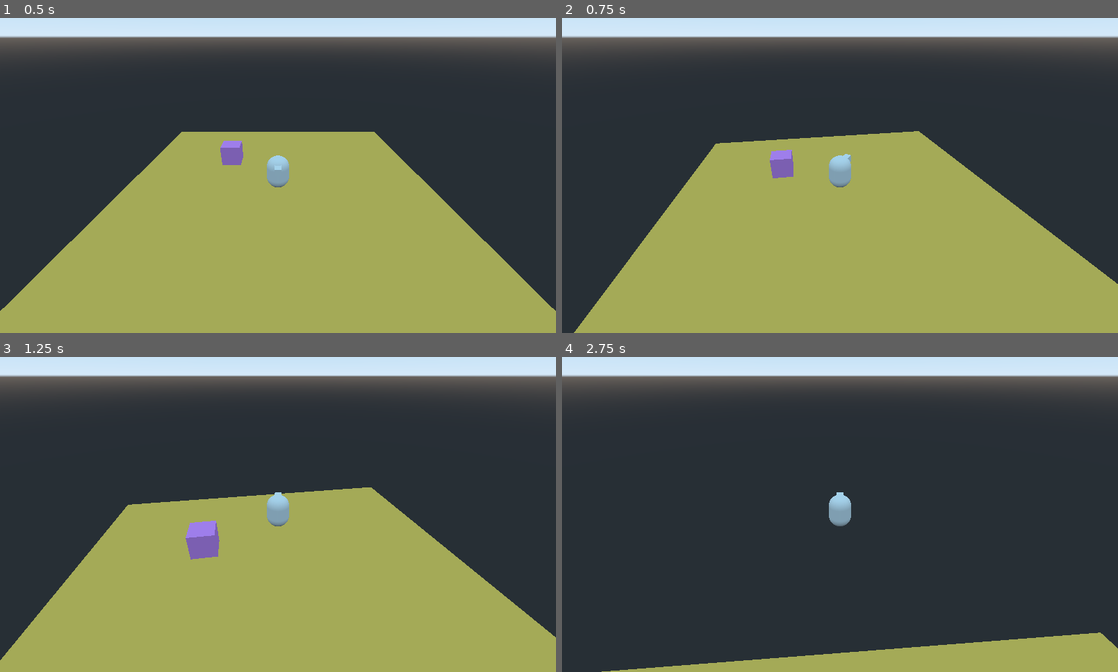
Above: before the commit, frames 1-4 (two rows, left to right).
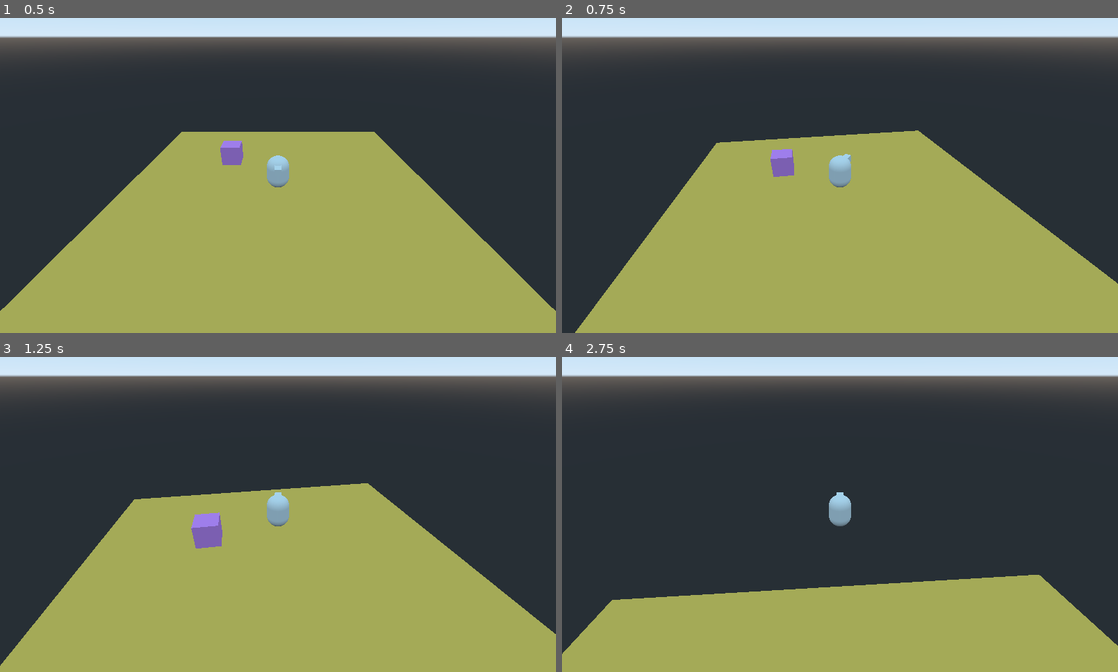
Above: after the commit, the same moments.

Repository: dsvoid/3d1
Game: Godot game, scene res://scenes and scripts/Level.tscn
The game is run twice, just before and just after one commit, with the same random seed, the same clock (stepped at 60 frames per second) and the same inputs.
Inputs (mouse positions are in pixels of both pictures, inside the frame that each line leads up to):
- Up to frame 1 (0.5 s): no input
- Up to frame 2 (0.75 s): tap Enter at 0.5 s; move the mouse to (867, 169) at 0.52 s; hold W (move_up) from 0.53 s (still down); hold F (use_key) from 0.53 s (still down)
- Up to frame 3 (1.25 s): keep holding W (move_up); keep holding F (use_key)
- Up to frame 4 (2.75 s): keep holding W (move_up); move the mouse to (812, 511) at 1.27 s; release F (use_key) at 1.28 s; tap F (use_key) at 1.35 s; move the mouse to (851, 505) at 2.02 s; hold F (use_key) from 2.03 s (still down)

Frame 1 is identical in both runs. In frame 2, 0.2% of the frame differs, in the area x 2-100%, y 35-100%; in frame 3, 1.7%; in frame 4, 19%, in the area x 0-100%, y 69-100%.

Commit message:
#5 held objects can be moved back and forth smoothly

Diff:
--- /dev/null
+++ b/Global.gd
@@ -0,0 +1,5 @@
+extends Node
+
+
+func _ready():
+	pass
--- a/project.godot
+++ b/project.godot
@@ -18,6 +18,10 @@
 config/name="3d1"
 run/main_scene="res://scenes and scripts/Level.tscn"
 config/icon="res://icon.png"
+
+[autoload]
+
+Global="*res://scenes and scripts/Global.gd"
 
 [input]
 
@@ -47,6 +51,12 @@
  ]
 }
 
+[layer_names]
+
+3d_physics/layer_1="player"
+3d_physics/layer_2="obj"
+3d_physics/layer_3="held_obj"
+
 [rendering]
 
 environment/default_environment="res://default_env.tres"
--- /dev/null
+++ b/scenes and scripts/Global.gd
@@ -0,0 +1,3 @@
+extends Node
+
+const TWEEN_DURATION = 0.5
--- a/scenes and scripts/Level.tscn
+++ b/scenes and scripts/Level.tscn
@@ -1,40 +1,27 @@
-[gd_scene load_steps=7 format=2]
+[gd_scene load_steps=6 format=2]
 
 [ext_resource path="res://scenes and scripts/Player.tscn" type="PackedScene" id=1]
+[ext_resource path="res://scenes and scripts/MovableObj.tscn" type="PackedScene" id=2]
+[ext_resource path="res://scenes and scripts/Global.gd" type="Script" id=3]
 
-[sub_resource type="SpatialMaterial" id=2]
+[sub_resource type="SpatialMaterial" id=1]
 albedo_color = Color( 1, 0.811765, 0.360784, 1 )
 
-[sub_resource type="CubeMesh" id=3]
-material = SubResource( 2 )
+[sub_resource type="CubeMesh" id=2]
+material = SubResource( 1 )
 size = Vector3( 14, 1, 14 )
 
-[sub_resource type="BoxShape" id=7]
-margin = 0.001
-extents = Vector3( 0.5, 0.5, 0.5 )
+[node name="Level" type="Spatial"]
 
-[sub_resource type="SpatialMaterial" id=5]
-albedo_color = Color( 0.968627, 0.6, 1, 1 )
-
-[sub_resource type="CubeMesh" id=6]
-material = SubResource( 5 )
-size = Vector3( 1, 1, 1 )
-
-[node name="Level" type="Spatial"]
+[node name="Global" type="Node" parent="."]
+script = ExtResource( 3 )
 
 [node name="Player" parent="." instance=ExtResource( 1 )]
 
 [node name="Floor" type="MeshInstance" parent="."]
 transform = Transform( 1, 0, 0, 0, 1, 0, 0, 0, 1, 0, -0.5, 0 )
-mesh = SubResource( 3 )
+mesh = SubResource( 2 )
 material/0 = null
 
-[node name="Box" type="StaticBody" parent="."]
+[node name="MovableObj" parent="." instance=ExtResource( 2 )]
 transform = Transform( 1, 0, 0, 0, 1, 0, 0, 0, 1, -2.5, 0.5, -2.5 )
-
-[node name="CollisionShape" type="CollisionShape" parent="Box"]
-shape = SubResource( 7 )
-
-[node name="MeshInstance" type="MeshInstance" parent="Box"]
-mesh = SubResource( 6 )
-material/0 = null
--- /dev/null
+++ b/scenes and scripts/MovableObj.gd
@@ -0,0 +1,18 @@
+extends StaticBody
+
+var in_tween : bool = false
+
+func _ready():
+	$Tween.connect("tween_completed", self, "on_tween_completed")
+	pass
+
+func apply_tween(target):
+	in_tween = true
+	$Tween.interpolate_property(
+		self, "translation", translation, translation+target, Global.TWEEN_DURATION,
+		Tween.TRANS_QUAD, Tween.EASE_IN_OUT
+	)
+	$Tween.start()
+
+func on_tween_completed(object,key):
+	in_tween = false
--- /dev/null
+++ b/scenes and scripts/MovableObj.tscn
@@ -0,0 +1,29 @@
+[gd_scene load_steps=5 format=2]
+
+[ext_resource path="res://scenes and scripts/MovableObj.gd" type="Script" id=1]
+
+[sub_resource type="BoxShape" id=1]
+margin = 0.001
+extents = Vector3( 0.5, 0.5, 0.5 )
+
+[sub_resource type="SpatialMaterial" id=2]
+albedo_color = Color( 0.968627, 0.6, 1, 1 )
+
+[sub_resource type="CubeMesh" id=3]
+material = SubResource( 2 )
+size = Vector3( 1, 1, 1 )
+
+[node name="MovableObj" type="StaticBody"]
+transform = Transform( 1, 0, 0, 0, 1, 0, 0, 0, 1, -0.5, 0.5, -0.5 )
+collision_layer = 2
+collision_mask = 5
+script = ExtResource( 1 )
+
+[node name="CollisionShape" type="CollisionShape" parent="."]
+shape = SubResource( 1 )
+
+[node name="MeshInstance" type="MeshInstance" parent="."]
+mesh = SubResource( 3 )
+material/0 = null
+
+[node name="Tween" type="Tween" parent="."]
--- a/scenes and scripts/Player.gd
+++ b/scenes and scripts/Player.gd
@@ -1,21 +1,26 @@
 extends KinematicBody
 
 
-var max_speed : float = 6.0
-var move_accel : float = 45.0
-var stop_accel : float = 45.0
+var max_speed : float = 5.0
+var move_accel : float = 40.0
+var stop_accel : float = 40.0
 var rot_accel : float = 8.0
 var vel : Vector3 = Vector3()
 var grab_dist : float = 1.9
-var target_grab_pos : Vector3 = Vector3.ZERO
+var grab_pos : Vector3 = Vector3.ZERO
 var found_grab_pos : bool = false
+var grabbed_obj : StaticBody = null
+var move_obj_timer : float = Global.TWEEN_DURATION
+var move_obj_dir : int = 0
+var in_tween : bool = false
 
 onready var camera_rig = $CameraRig
 onready var camera = $CameraRig/Camera
 onready var grab_ray_cast = $GrabRayCast
 
 func _ready():
-	# remove camera rotation as player moves
+	$Tween.connect("tween_completed", self, "on_tween_completed")
+	# separate player rotation from camera rotation
 	camera_rig.set_as_toplevel(true)
 
 func _physics_process(delta):
@@ -23,20 +28,26 @@
 		process_grab(delta)
 	elif Input.is_action_just_released("use_key") and $GrabRayCast.is_colliding():
 		process_release()
-		print("released")
 	else:
 		process_movement(delta)
-	camera_follows_player()
+	# make sure camera follows player
+	camera_rig.global_transform.origin = global_transform.origin
+	# object movement input delay
+	if move_obj_timer < Global.TWEEN_DURATION:
+		move_obj_timer = min(move_obj_timer+delta,Global.TWEEN_DURATION)
 
 func process_grab(delta):
 	# tint grabbed object
-	var collider = $GrabRayCast.get_collider()
+	grabbed_obj = $GrabRayCast.get_collider()
 	var new_mat = SpatialMaterial.new()
 	new_mat.albedo_color = Color(0,0.7,0)
-	collider.get_node("MeshInstance").material_override = new_mat
-	# move player to object and rotate them towards it as well
-	# ... oh shit
-	move_player_against_object(collider,delta)
+	grabbed_obj.get_node("MeshInstance").material_override = new_mat
+	find_grab_pos(grabbed_obj.translation)
+	# move player to object until they're aligned with it
+	if not move_player_against_object(delta):
+		return
+	# once player is aligned they may move the object
+	process_move_object()
 
 func process_release():
 	# tint released object
@@ -44,45 +55,103 @@
 	var new_mat = SpatialMaterial.new()
 	new_mat.albedo_color = Color(1.0,0.6,1.0)
 	collider.get_node("MeshInstance").material_override = new_mat
+	grabbed_obj = null
 	found_grab_pos = false
 
-func move_player_against_object(collider,delta):
-	var obj_pos = collider.global_transform.origin
-	var player_pos = translation
-	if not found_grab_pos:
-		find_grab_pos(player_pos,obj_pos)
-		found_grab_pos = true
-	var look_dir = Vector3(player_pos.x - obj_pos.x, 0, player_pos.z - obj_pos.z)
-	rotation.y = lerp_angle(rotation.y, atan2(-look_dir.x,-look_dir.z), delta*rot_accel)
-	translation = lerp(translation,target_grab_pos,0.15)
-	if abs(translation.x - target_grab_pos.x) < 0.01:
-		translation.x = target_grab_pos.x
-	if abs(translation.z - target_grab_pos.z) < 0.01:
-		translation.z = target_grab_pos.z
+func move_player_against_object(delta):
+	var obj_pos = grabbed_obj.translation
+	var look_dir = Vector3(translation.x - obj_pos.x, 0, translation.z - obj_pos.z)
+	var look_angle = atan2(-look_dir.x,-look_dir.z)
+	rotation.y = lerp_angle(rotation.y, look_angle, delta*rot_accel)
+	translation = lerp(translation,grab_pos,0.15)
+	var x_ready = false
+	var z_ready = false
+	var rot_ready = false
+	if abs(translation.x - grab_pos.x) < 0.05:
+		translation.x = grab_pos.x
+		x_ready = true
+	if abs(translation.z - grab_pos.z) < 0.05:
+		translation.z = grab_pos.z
+		z_ready = true
+	if abs(rotation.y - look_angle) < 0.05:
+		rotation.y = look_angle
+		rot_ready = true
+	if x_ready and z_ready and rot_ready:
+		return true
+	return false
 
-func find_grab_pos(player_pos,obj_pos):
-	print("PLAYER: "+str(player_pos))
-	print("OBJ: "+str(obj_pos))
-	if abs(player_pos.x - obj_pos.x) > abs(player_pos.z - obj_pos.z):
-		target_grab_pos.z = obj_pos.z
-		if player_pos.x < obj_pos.x:
-			target_grab_pos.x = obj_pos.x - 1
+func find_grab_pos(obj_pos):
+	if abs(translation.x - obj_pos.x) > abs(translation.z - obj_pos.z):
+		grab_pos.z = obj_pos.z
+		if translation.x < obj_pos.x:
+			grab_pos.x = obj_pos.x - 1
 		else:
-			target_grab_pos.x = obj_pos.x + 1
+			grab_pos.x = obj_pos.x + 1
 	else:
-		target_grab_pos.x = obj_pos.x
-		if player_pos.z < obj_pos.z:
-			target_grab_pos.z = obj_pos.z - 1
+		grab_pos.x = obj_pos.x
+		if translation.z < obj_pos.z:
+			grab_pos.z = obj_pos.z - 1
 		else:
-			target_grab_pos.z = obj_pos.z + 1
-	print("TARGET GRAB POS: "+str(target_grab_pos))
+			grab_pos.z = obj_pos.z + 1
+
+func process_move_object():
+	var inputs = determine_movement_keys()
+	var forward_input = inputs[0]
+	var backward_input = inputs[1]
+	var obj_pos = grabbed_obj.global_transform.origin
+	var forward_dir = Vector3(obj_pos.x - translation.x,0,obj_pos.z - translation.z).normalized()
+	# pressing the keys moves the object
+	if move_obj_timer == Global.TWEEN_DURATION:
+		if Input.is_action_just_pressed(forward_input):
+			print("hit forward")
+			move_obj_dir = 1
+		elif Input.is_action_just_pressed(backward_input):
+			print("hit back")
+			move_obj_dir = -1
+		if move_obj_dir != 0:
+			move_obj_timer = 0
+			grabbed_obj.apply_tween(forward_dir * move_obj_dir)
+			apply_tween(forward_dir * move_obj_dir)
+			move_obj_dir = 0
+
+func apply_tween(target):
+	in_tween = true
+	$Tween.interpolate_property(
+		self, "translation", translation, translation+target, Global.TWEEN_DURATION,
+		Tween.TRANS_QUAD, Tween.EASE_IN_OUT
+	)
+	$Tween.start()
+
+func on_tween_completed(object,key):
+	in_tween = false
+
+func determine_movement_keys():
+	# determine which keys move the object along the axis
+	var forward_input = ""
+	var backward_input = ""
+	var obj_pos = grabbed_obj.global_transform.origin
+	var forward_dir = (Vector2(translation.x,translation.z) - Vector2(obj_pos.x,obj_pos.z)).normalized()
+	var camera_dir = Vector2(sin(camera_rig.rotation.y),cos(camera_rig.rotation.y))
+	var camera_perp = Vector2(camera_dir.y,-camera_dir.x)
+	var dot_cam = forward_dir.dot(camera_dir)
+	var dot_perp = forward_dir.dot(camera_perp)
+	if abs(dot_cam) > abs(dot_perp):
+		#		   [forward input, backward input]
+		if dot_cam > 0:
+			return ["move_down", "move_up"]
+		else:
+			return ["move_up", "move_down"]
+	else:
+		if dot_perp > 0:
+			return ["move_right", "move_left"]
+		else:
+			return ["move_left", "move_right"]
 
 func process_movement(delta):
 	var input_dir = Vector3.ZERO
 	input_dir.x = int(Input.is_action_pressed("move_left")) - int(Input.is_action_pressed("move_right"))
 	input_dir.z = int(Input.is_action_pressed("move_up")) - int(Input.is_action_pressed("move_down"))
 	input_dir = input_dir.normalized()
-
 	if input_dir == Vector3.ZERO:
 		apply_friction(stop_accel * delta)
 	else:
@@ -114,6 +183,3 @@
 	if camera_rig.mouse_delta.x != 0:
 		var rot = camera_rig.mouse_delta.x * camera_rig.look_sensitivity * delta
 		rotation_degrees.y -= rot
-
-func camera_follows_player():
-	camera_rig.global_transform.origin = global_transform.origin
--- a/scenes and scripts/Player.tscn
+++ b/scenes and scripts/Player.tscn
@@ -15,6 +15,7 @@
 size = Vector3( 0.3, 0.3, 0.5 )
 
 [node name="Player" type="KinematicBody"]
+collision_mask = 2
 script = ExtResource( 2 )
 
 [node name="CollisionShape" type="CollisionShape" parent="."]
@@ -43,3 +44,6 @@
 transform = Transform( 1, 0, 0, 0, 1, 0, 0, 0, 1, 0, 0.5, 0 )
 enabled = true
 cast_to = Vector3( 0, 0, 1.25 )
+collision_mask = 2
+
+[node name="Tween" type="Tween" parent="."]
